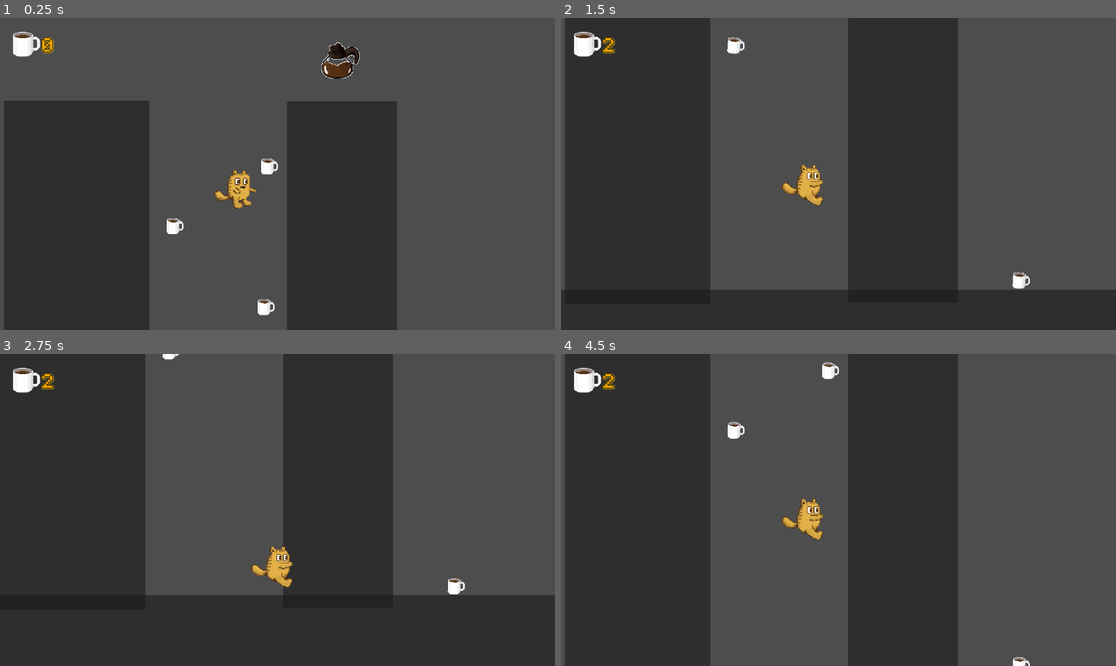
Above: before the commit, frames 1-4 (two rows, left to right).
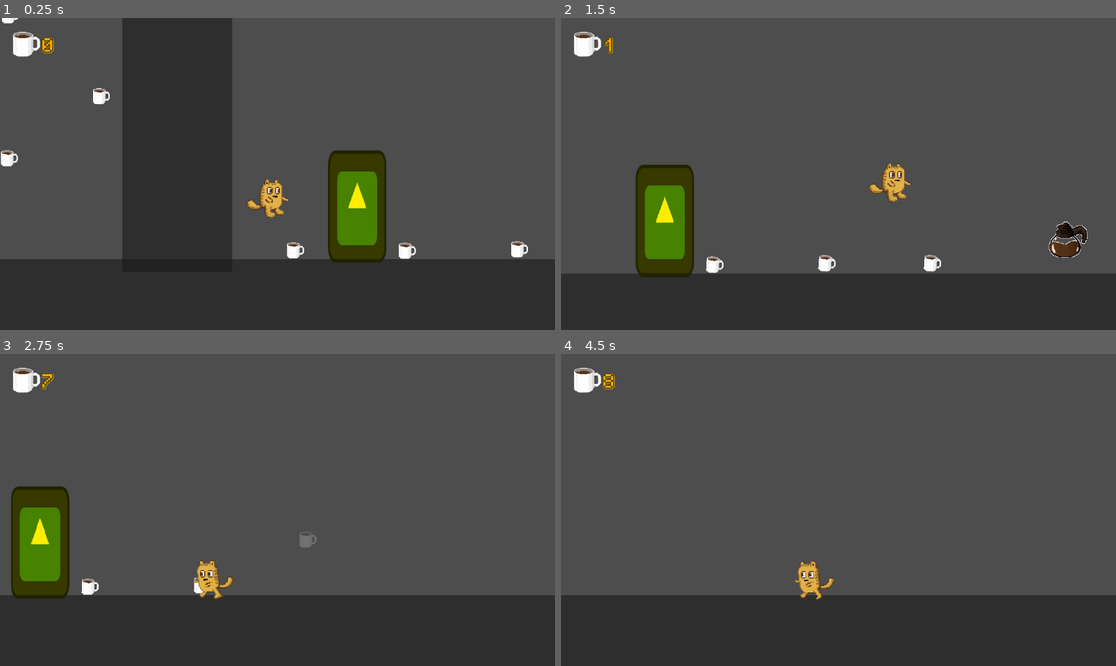
Above: after the commit, the same moments.

Repository: rnakkas/CoffeeCatProject
Game: Godot game, scene res://Scenes/test_level.tscn
The game is run twice, just before and just after one commit, with the same random seed, the same clock (stepped at 60 frames per second) and the same inputs. The engine's default icon, where the game draws it, is replaced by a stand-in: a white triangle on a blue panel in a dark square.
Inputs:
- Up to frame 1 (0.25 s): no input
- Up to frame 2 (1.5 s): hold Right (move_right) from 0.53 s (still down); tap Space (jump) at 0.77 s
- Up to frame 3 (2.75 s): tap Space (jump) at 1.52 s; release Right (move_right) at 2.03 s; hold Left (move_left) from 2.03 s (still down)
- Up to frame 4 (4.5 s): release Left (move_left) at 2.78 s; hold Right (move_right) 2.78-4.28 s; tap Space (jump) at 3.02, 3.77 s; hold Left (move_left) from 4.28 s (still down)

The runs differ from the first frame. In frame 1, 48% of the frame differs, in the area x 0-100%, y 0-100%; in frame 2, 41%; in frame 3, 36%; in frame 4, 48%.

Commit message:
added level end door

Diff:
--- /dev/null
+++ b/Scenes/level_end.gd
@@ -0,0 +1,28 @@
+extends Area2D
+
+@onready var animation: AnimatedSprite2D = $sprite;
+
+var player_entered: bool;
+
+# Called when the node enters the scene tree for the first time.
+func _ready() -> void:
+	animation.play("idle");
+
+# Called every frame. 'delta' is the elapsed time since the previous frame.
+func _process(delta: float) -> void:
+	_player_interaction();
+
+func _on_body_entered(body: Node2D) -> void:
+	if body.name == "player":
+		player_entered = true;
+		animation.play("player_entered");
+
+func _on_body_exited(body: Node2D) -> void:
+	if body.name == "player":
+		player_entered = false;
+		animation.play("idle");
+
+func _player_interaction() -> void:
+	if player_entered && Input.is_action_just_pressed("move_up"):
+		print("entered");
+		## TODO: scene transition to level complete scene
--- /dev/null
+++ b/Scenes/level_end.tscn
@@ -0,0 +1,155 @@
+[gd_scene load_steps=21 format=3 uid="uid://bnpdedb212get"]
+
+[ext_resource type="Texture2D" uid="uid://opxvmr7jb4op" path="res://icon.svg" id="1_h886b"]
+[ext_resource type="Script" path="res://Scenes/level_end.gd" id="1_qdub1"]
+
+[sub_resource type="AtlasTexture" id="AtlasTexture_la4df"]
+atlas = ExtResource("1_h886b")
+region = Rect2(0, 0, 32, 32)
+
+[sub_resource type="AtlasTexture" id="AtlasTexture_dc68d"]
+atlas = ExtResource("1_h886b")
+region = Rect2(32, 0, 32, 32)
+
+[sub_resource type="AtlasTexture" id="AtlasTexture_rqaoi"]
+atlas = ExtResource("1_h886b")
+region = Rect2(64, 0, 32, 32)
+
+[sub_resource type="AtlasTexture" id="AtlasTexture_rtlwh"]
+atlas = ExtResource("1_h886b")
+region = Rect2(96, 0, 32, 32)
+
+[sub_resource type="AtlasTexture" id="AtlasTexture_3q8gs"]
+atlas = ExtResource("1_h886b")
+region = Rect2(0, 32, 32, 32)
+
+[sub_resource type="AtlasTexture" id="AtlasTexture_p8dmu"]
+atlas = ExtResource("1_h886b")
+region = Rect2(32, 32, 32, 32)
+
+[sub_resource type="AtlasTexture" id="AtlasTexture_b4l3b"]
+atlas = ExtResource("1_h886b")
+region = Rect2(64, 32, 32, 32)
+
+[sub_resource type="AtlasTexture" id="AtlasTexture_raj4o"]
+atlas = ExtResource("1_h886b")
+region = Rect2(96, 32, 32, 32)
+
+[sub_resource type="AtlasTexture" id="AtlasTexture_pkbnc"]
+atlas = ExtResource("1_h886b")
+region = Rect2(0, 64, 32, 32)
+
+[sub_resource type="AtlasTexture" id="AtlasTexture_b3e1a"]
+atlas = ExtResource("1_h886b")
+region = Rect2(32, 64, 32, 32)
+
+[sub_resource type="AtlasTexture" id="AtlasTexture_pxyea"]
+atlas = ExtResource("1_h886b")
+region = Rect2(64, 64, 32, 32)
+
+[sub_resource type="AtlasTexture" id="AtlasTexture_1pcq4"]
+atlas = ExtResource("1_h886b")
+region = Rect2(96, 64, 32, 32)
+
+[sub_resource type="AtlasTexture" id="AtlasTexture_3w5ee"]
+atlas = ExtResource("1_h886b")
+region = Rect2(0, 96, 32, 32)
+
+[sub_resource type="AtlasTexture" id="AtlasTexture_a1f1n"]
+atlas = ExtResource("1_h886b")
+region = Rect2(32, 96, 32, 32)
+
+[sub_resource type="AtlasTexture" id="AtlasTexture_6bj41"]
+atlas = ExtResource("1_h886b")
+region = Rect2(64, 96, 32, 32)
+
+[sub_resource type="AtlasTexture" id="AtlasTexture_qw8m1"]
+atlas = ExtResource("1_h886b")
+region = Rect2(96, 96, 32, 32)
+
+[sub_resource type="SpriteFrames" id="SpriteFrames_13lvr"]
+animations = [{
+"frames": [{
+"duration": 1.0,
+"texture": ExtResource("1_h886b")
+}],
+"loop": true,
+"name": &"idle",
+"speed": 5.0
+}, {
+"frames": [{
+"duration": 1.0,
+"texture": SubResource("AtlasTexture_la4df")
+}, {
+"duration": 1.0,
+"texture": SubResource("AtlasTexture_dc68d")
+}, {
+"duration": 1.0,
+"texture": SubResource("AtlasTexture_rqaoi")
+}, {
+"duration": 1.0,
+"texture": SubResource("AtlasTexture_rtlwh")
+}, {
+"duration": 1.0,
+"texture": SubResource("AtlasTexture_3q8gs")
+}, {
+"duration": 1.0,
+"texture": SubResource("AtlasTexture_p8dmu")
+}, {
+"duration": 1.0,
+"texture": SubResource("AtlasTexture_b4l3b")
+}, {
+"duration": 1.0,
+"texture": SubResource("AtlasTexture_raj4o")
+}, {
+"duration": 1.0,
+"texture": SubResource("AtlasTexture_pkbnc")
+}, {
+"duration": 1.0,
+"texture": SubResource("AtlasTexture_b3e1a")
+}, {
+"duration": 1.0,
+"texture": SubResource("AtlasTexture_pxyea")
+}, {
+"duration": 1.0,
+"texture": SubResource("AtlasTexture_1pcq4")
+}, {
+"duration": 1.0,
+"texture": SubResource("AtlasTexture_3w5ee")
+}, {
+"duration": 1.0,
+"texture": SubResource("AtlasTexture_a1f1n")
+}, {
+"duration": 1.0,
+"texture": SubResource("AtlasTexture_6bj41")
+}, {
+"duration": 1.0,
+"texture": SubResource("AtlasTexture_qw8m1")
+}],
+"loop": true,
+"name": &"player_entered",
+"speed": 5.0
+}]
+
+[sub_resource type="RectangleShape2D" id="RectangleShape2D_ppgx8"]
+size = Vector2(121, 233)
+
+[node name="level_end" type="Area2D"]
+collision_layer = 8
+collision_mask = 2
+script = ExtResource("1_qdub1")
+
+[node name="sprite" type="AnimatedSprite2D" parent="."]
+modulate = Color(1, 0.929412, 0, 1)
+position = Vector2(-3.5, 52.5)
+scale = Vector2(0.945313, 1.82031)
+sprite_frames = SubResource("SpriteFrames_13lvr")
+animation = &"idle"
+
+[node name="collider" type="CollisionShape2D" parent="."]
+position = Vector2(-3.5, 52.5)
+shape = SubResource("RectangleShape2D_ppgx8")
+debug_color = Color(0.604997, 0.541178, 0.0129845, 0.42)
+
+[connection signal="body_entered" from="." to="." method="_on_body_entered"]
+[connection signal="body_exited" from="." to="." method="_on_body_exited"]
--- a/Scenes/player.tscn
+++ b/Scenes/player.tscn
@@ -269,9 +269,10 @@
 }]
 
 [sub_resource type="RectangleShape2D" id="RectangleShape2D_an578"]
-size = Vector2(19, 44.125)
+size = Vector2(21, 44.125)
 
 [node name="player" type="CharacterBody2D"]
+top_level = true
 collision_layer = 2
 collision_mask = 5
 script = ExtResource("1_k70q4")
@@ -279,16 +280,16 @@
 [node name="sprite" type="AnimatedSprite2D" parent="."]
 position = Vector2(-9, -1)
 sprite_frames = SubResource("SpriteFrames_4jm0p")
-animation = &"fall"
+animation = &"idle"
 
 [node name="collider" type="CollisionShape2D" parent="."]
-position = Vector2(-9, 3)
+position = Vector2(-9.5, 3)
 shape = SubResource("RectangleShape2D_an578")
 
 [node name="left_wall_detect" type="RayCast2D" parent="."]
 modulate = Color(0, 0.860542, 0.185596, 1)
 position = Vector2(-14, 4)
-target_position = Vector2(-11, 0)
+target_position = Vector2(-12, 0)
 
 [node name="right_wall_detect" type="RayCast2D" parent="."]
 modulate = Color(0.0509804, 0.933333, 0.176471, 1)
--- a/Scenes/test_level.tscn
+++ b/Scenes/test_level.tscn
@@ -1,10 +1,11 @@
-[gd_scene load_steps=9 format=3 uid="uid://cfmp4bpt0wwlb"]
+[gd_scene load_steps=10 format=3 uid="uid://cfmp4bpt0wwlb"]
 
 [ext_resource type="PackedScene" uid="uid://rnwicnm300tm" path="res://Scenes/player.tscn" id="1_wmqhn"]
 [ext_resource type="PackedScene" uid="uid://f41uy40r0hsp" path="res://Scenes/coffee_pot.tscn" id="2_6cst6"]
 [ext_resource type="PackedScene" uid="uid://dpk3inegf0yit" path="res://Scenes/coffee.tscn" id="2_wkv4d"]
 [ext_resource type="PackedScene" uid="uid://mxw523q5nx4f" path="res://Scenes/level_manager.tscn" id="4_lle7t"]
 [ext_resource type="PackedScene" uid="uid://srbck5hqyrvf" path="res://Scenes/hud.tscn" id="5_hk3rh"]
+[ext_resource type="PackedScene" uid="uid://bnpdedb212get" path="res://Scenes/level_end.tscn" id="6_ouf0m"]
 
 [sub_resource type="RectangleShape2D" id="RectangleShape2D_phm3u"]
 size = Vector2(3668.75, 324)
@@ -95,10 +96,13 @@
 position = Vector2(1918, 339)
 
 [node name="player" parent="." instance=ExtResource("1_wmqhn")]
-position = Vector2(317, -239)
+position = Vector2(918, 227)
 scale = Vector2(1.68594, 1.62774)
 
 [node name="Camera2D" type="Camera2D" parent="player"]
 limit_left = 0
 limit_bottom = 550
 position_smoothing_enabled = true
+
+[node name="level_end" parent="." instance=ExtResource("6_ouf0m")]
+position = Vector2(895, 232)
--- a/project.godot
+++ b/project.godot
@@ -43,12 +43,19 @@
 "events": [Object(InputEventKey,"resource_local_to_scene":false,"resource_name":"","device":-1,"window_id":0,"alt_press …(195 unchanged characters)…
 ]
 }
+move_up={
+"deadzone": 0.5,
+"events": [Object(InputEventKey,"resource_local_to_scene":false,"resource_name":"","device":-1,"window_id":0,"alt_pressed":false,"shift_pressed":false,"ctrl_pressed":false,"meta_pressed":false,"pressed":false,"keycode":0,"physical_keycode":4194320,"key_label":0,"unicode":0,"location":0,"echo":false,"script":null)
+, Object(InputEventKey,"resource_local_to_scene":false,"resource_name":"","device":-1,"window_id":0,"alt_pressed":false,"shift_pressed":false,"ctrl_pressed":false,"meta_pressed":false,"pressed":false,"keycode":0,"physical_keycode":65,"key_label":0,"unicode":97,"location":0,"echo":false,"script":null)
+]
+}
 
 [layer_names]
 
 2d_physics/layer_1="floor"
 2d_physics/layer_2="player"
 2d_physics/layer_3="coffee"
+2d_physics/layer_4="door"
 
 [physics]
 
